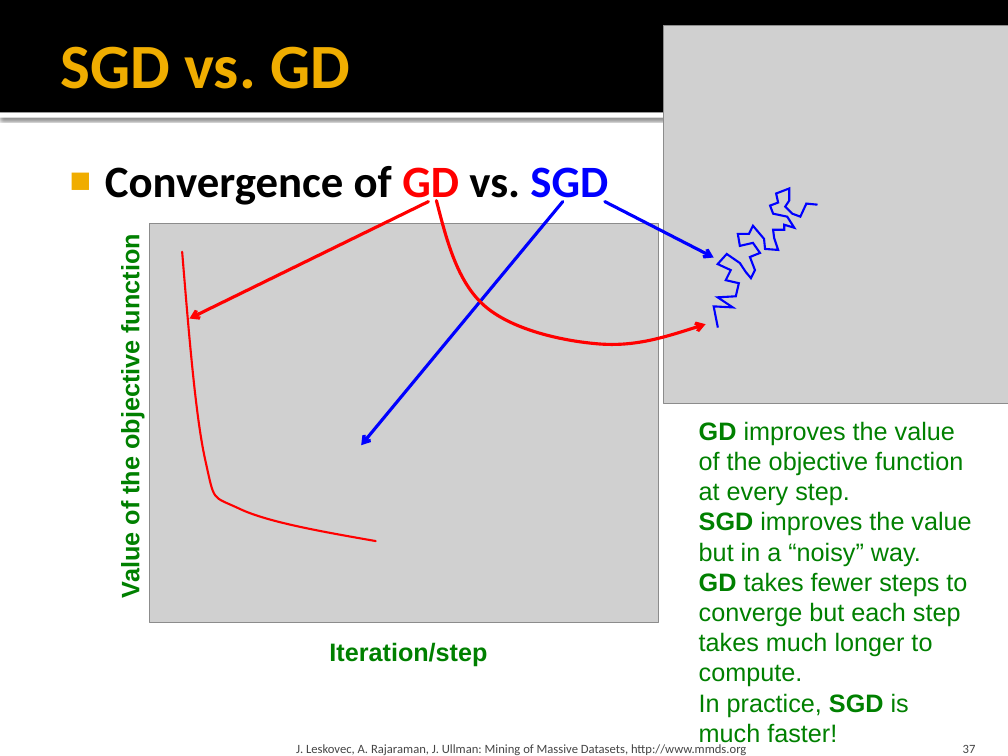
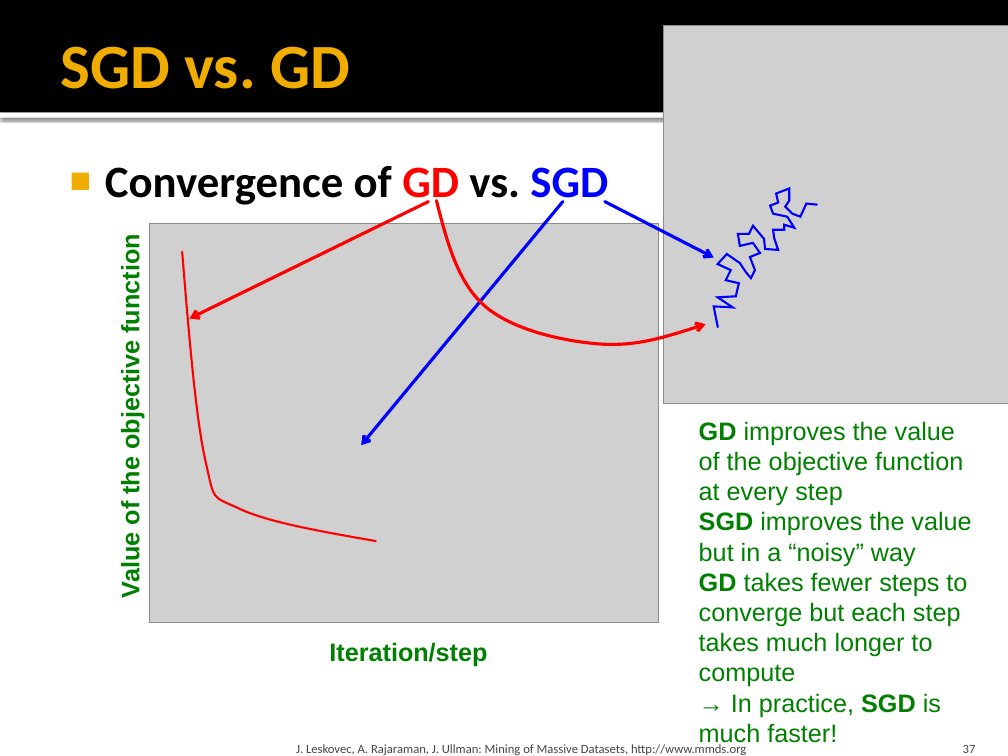
Before and after one commit to chriswjh/chriswjh.github.io, a slide deck: slide 37 of BDM/09-recsys2.pptx. Drawn at 1008x756 pixels with LibreOffice and Linux fonts; fonts in the diff are those of the drawing; grey boxes stand for pictures. Boxes give left, top, right and bottom in pixels: in the first picture for what was removed or moved away, otherwise in the second. Text is boxed around its words. In the diff, an @@ line names an element or a change of style, - is before the commit and + after.

```diff
--- a/BDM/09-recsys2.pptx
+++ b/BDM/09-recsys2.pptx
@@ text at (699,421,971,748): text changed @@
-GD improves the value of the objective function at every step.
-SGD improves the value but in a “noisy” way.
-GD takes fewer steps to converge but each step
-takes much longer to compute.
-In practice, SGD is much faster!
+GD improves the value of the objective function at every step
+SGD improves the value but in a “noisy” way
+GD takes fewer steps to converge but each step
+takes much longer to compute
+→ In practice, SGD is much faster!
```
Also in this commit, not shown: 3 other slides changed, 3 other files.
